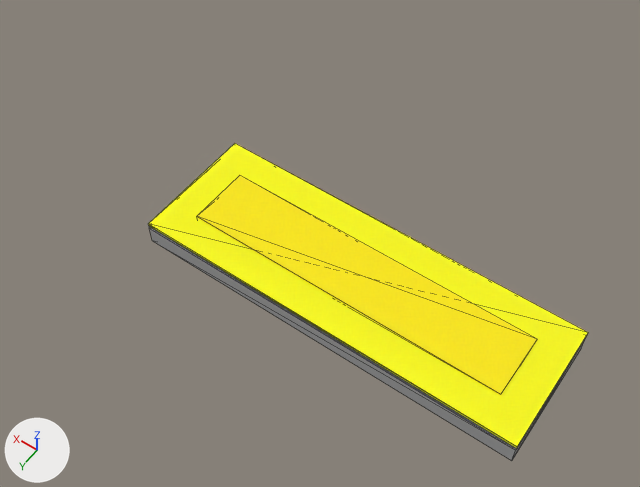
What one commit did to the OBJ model backend/static/signs/Chữ inox vàng gương 304.obj.
Rendered twice from a 50 mm lens placed at (-0.157, 1.441, 2.079), pointed at (0.741, 0.184, 0.103). Lighting does not change. The marker at lower left points along +X, +Y and +Z. The picture after the commit comes second. Mesh edges are drawn as thin lines. Where no turn or scale is listed for an object, it has been applied to the vertices. Vertices at exactly the same position are counted once.

Objects in the first picture: 'chu_inox_vang_guong_304'.
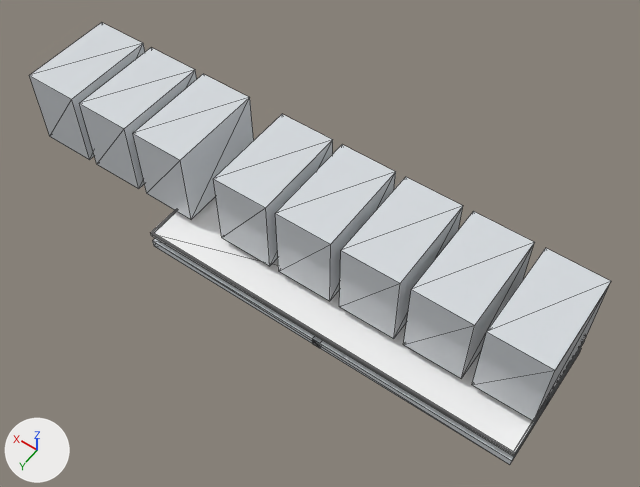
Diff of the bpy script that builds the scene:
```diff
--- a/backend/static/signs/Chữ inox vàng gương 304.obj.py
+++ b/backend/static/signs/Chữ inox vàng gương 304.obj.py
@@ mat_mat_f8f8f8 @@
+mat_mat_f8f8f8 = principled_material('Mat_f8f8f8')
+mat_mat_f8f8f8.base_color = (0.973, 0.973, 0.973)  # white #fcfcfc
+mat_mat_f8f8f8.roughness = 0.0
@@ mat_mat_b0b8c0 @@
+mat_mat_b0b8c0 = principled_material('Mat_b0b8c0')
+mat_mat_b0b8c0.base_color = (0.69, 0.722, 0.753)  # light grey #d8dde1
+mat_mat_b0b8c0.roughness = 0.0
@@ me_chu_inox_vang_guong_304 @@
 # used by ob_chu_inox_vang_guong_304; location = (0.0, 0.0, 0.0)
-me_chu_inox_vang_guong_304.from_pydata(...)  # 28 vertices, 46 faces; spans x 0.0..1.2, y 0.0..0.4, z 0.0..0.085
-me_chu_inox_vang_guong_304.materials.append(mat_mat_ffffff)  # white #ffffff
-me_chu_inox_vang_guong_304.materials.append(mat_mat_ffd700)  # yellow #ffed00
-me_chu_inox_vang_guong_304.materials.append(mat_mat_ffff00)  # yellow #ffff00
+me_chu_inox_vang_guong_304.from_pydata(...)  # 116 vertices, 192 faces; spans x 0.0..1.712, y 0.0..0.4, z -0.025..0.314
+# me_chu_inox_vang_guong_304 part 1: a new loose piece, a box spanning x 0.587..0.613, y 0.0..0.4, z -0.025..0.0, in mat_mat_b0b8c0 (light grey #d8dde1)
+# me_chu_inox_vang_guong_304 part 2: a new loose piece, a box spanning x 0.207..0.383, y 0.0..0.305, z 0.06..0.314, in mat_mat_b0b8c0 (light grey #d8dde1)
+# me_chu_inox_vang_guong_304 part 3: a new loose piece, a box spanning x 0.414..0.591, y 0.0..0.305, z 0.06..0.314, in mat_mat_b0b8c0 (light grey #d8dde1)
+# me_chu_inox_vang_guong_304 part 4: a new loose piece, a box spanning x 0.622..0.798, y 0.0..0.305, z 0.06..0.314, in mat_mat_b0b8c0 (light grey #d8dde1)
+# me_chu_inox_vang_guong_304 part 5: a new loose piece, a box spanning x 0.829..1.005, y 0.0..0.305, z 0.06..0.314, in mat_mat_b0b8c0 (light grey #d8dde1)
+# me_chu_inox_vang_guong_304 part 6: a new loose piece, a box spanning x 1.122..1.298, y 0.0..0.305, z 0.06..0.314, in mat_mat_b0b8c0 (light grey #d8dde1)
+# me_chu_inox_vang_guong_304 part 7: a new loose piece, a box spanning x 1.329..1.505, y 0.0..0.305, z 0.06..0.314, in mat_mat_b0b8c0 (light grey #d8dde1)
+# me_chu_inox_vang_guong_304 part 8: a new loose piece, a box spanning x 1.536..1.712, y 0.0..0.305, z 0.06..0.314, in mat_mat_b0b8c0 (light grey #d8dde1)
+# me_chu_inox_vang_guong_304 part 9: the loose piece of 8 vertices spanning x 0.0..1.2, y 0.0..0.4, z 0.07..0.08 is rebuilt with 28 vertices and now spans x 0.0..1.2, y 0.0..0.4, z 0.025..0.038, in mat_mat_f8f8f8 (white #fcfcfc)
+# me_chu_inox_vang_guong_304 part 10: the loose piece of 8 vertices spanning x 0.1..1.1, y 0.1..0.3, z 0.065..0.085 is deleted
+# me_chu_inox_vang_guong_304 part 11
+# 7 vertices are removed from x 0.0..1.2, y 0.0..0.4, z 0.06..0.065
+# 20 faces are deleted
+# 11 vertices are added at x 0.0..1.2, y 0.0..0.4, z -0.025..0.314
+# 22 new faces join them, mat_mat_b0b8c0 (light grey #d8dde1)
+# me_chu_inox_vang_guong_304 part 12: 2 faces spanning x 0.0..1.2, y 0.0..0.4, z 0.0 switch from mat_mat_808080 (grey #bcbcbc) to mat_mat_b0b8c0 (light grey #d8dde1)
+# other edits to the shape of me_chu_inox_vang_guong_304 do not show in these pictures
+me_chu_inox_vang_guong_304.materials.append(mat_mat_f8f8f8)  # white #fcfcfc
```

Where the change shows, as pixel boxes [x1, y1, x2, y2] in the pictures (640 x 487 px; the box of a moved part takes in the faces that stretch with it):
'chu_inox_vang_guong_304', reshaped (32% wider, 40% taller)
    before: [148, 144, 588, 461]
    after: [29, 22, 611, 465]
part 1 of me_chu_inox_vang_guong_304, added
    after: [312, 336, 322, 348]
part 2 of me_chu_inox_vang_guong_304, added
    after: [404, 211, 534, 379]
part 3 of me_chu_inox_vang_guong_304, added
    after: [339, 177, 463, 339]
part 4 of me_chu_inox_vang_guong_304, added
    after: [275, 145, 396, 301]
part 5 of me_chu_inox_vang_guong_304, added
    after: [214, 114, 333, 266]
part 6 of me_chu_inox_vang_guong_304, added
    after: [133, 74, 254, 219]
part 7 of me_chu_inox_vang_guong_304, added
    after: [79, 48, 196, 189]
part 8 of me_chu_inox_vang_guong_304, added
    after: [29, 22, 145, 160]
part 9 of me_chu_inox_vang_guong_304, rebuilt
    before: [148, 144, 588, 448]
    after: [151, 196, 584, 456]
part 10 of me_chu_inox_vang_guong_304, deleted (yellow)
    before: [197, 175, 537, 395]
part 11 of me_chu_inox_vang_guong_304, moved or reshaped
    before: [149, 227, 587, 461]
    after: [153, 241, 611, 465]
part 12 of me_chu_inox_vang_guong_304, recoloured
    after: [153, 238, 581, 461]
